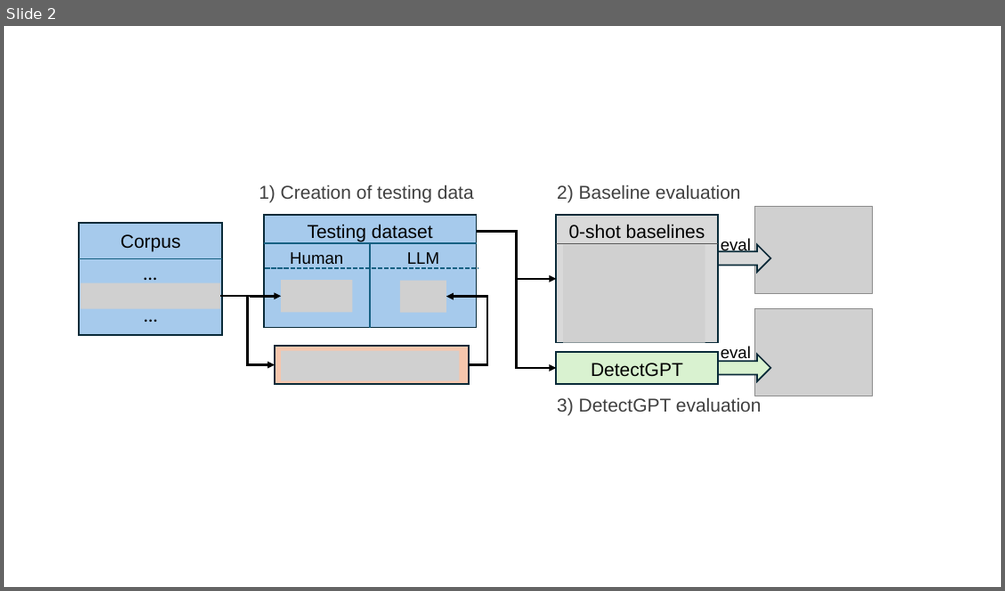
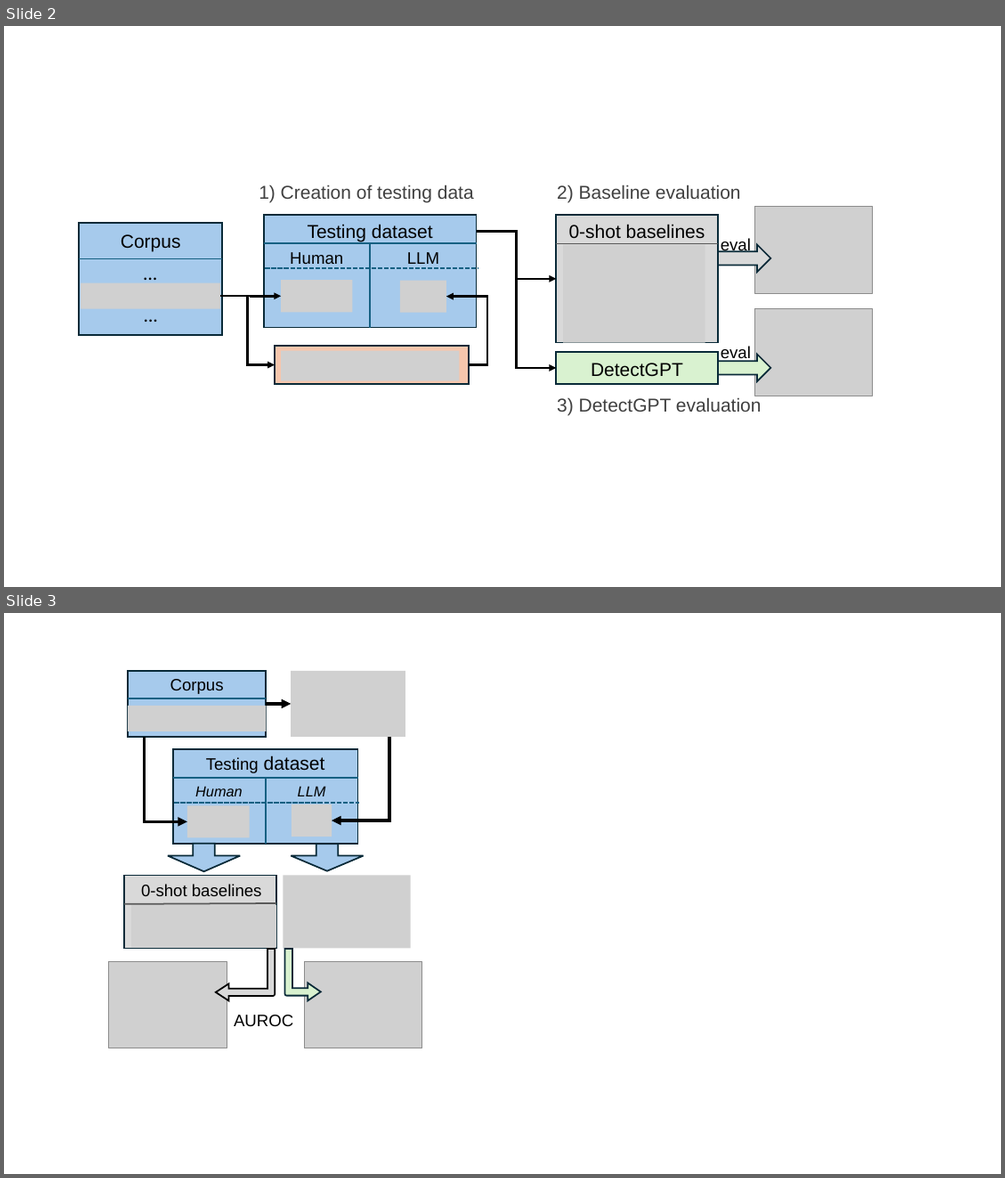
Before and after one commit to rafaelmoschopoulos/cos484proj, a slide deck: paper_elements/diagrams.pptx. Shown one above the other, each under a label of ours: slide 2 before the commit, slides 2 and 3 after it. The pictures are 1005x591 and 1005x1178 pixels, drawn with LibreOffice and Linux fonts; fonts in the diff are those of the drawing; grey boxes stand for pictures. Boxes give left, top, right and bottom in pixels: in the first picture for what was removed or moved away, otherwise in the second. Text is boxed around its words. In the diff, an @@ line names an element or a change of style, - is before the commit and + after.

```diff
--- a/paper_elements/diagrams.pptx
+++ b/paper_elements/diagrams.pptx
@@ slide 3 added at (x1=4, y1=613, x2=1001, y2=1174), background #FFFFFF @@
@@ picture added at (x1=291, y1=671, x2=405, y2=737) @@
@@ group added at (x1=128, y1=671, x2=266, y2=737): 1 rectangle, 1 text, 1 picture, 1 line @@
+Corpus
@@ elbow arrow added from (266, 704) to (291, 704), #000000 3 pt @@
@@ elbow arrow added from (144, 737) to (187, 821), #000000 3 pt @@
@@ elbow arrow added from (390, 737) to (332, 821), #000000 3 pt @@
@@ group added at (x1=173, y1=749, x2=359, y2=844): 3 lines, 3 texts, 2 pictures, 1 rectangle @@
+Testing dataset
+Human
+LLM
@@ down arrow added at (x1=168, y1=844, x2=241, y2=872), fill #A6CAEC, outline #092A39 1.5 pt @@
@@ down arrow added at (x1=291, y1=844, x2=364, y2=871), fill #A6CAEC, outline #092A39 1.5 pt @@
@@ picture added at (x1=283, y1=876, x2=411, y2=949) @@
@@ group added at (x1=124, y1=876, x2=277, y2=949): 1 rectangle, 1 text, 1 picture, 1 line @@
+0-shot baselines
@@ bent arrow added at (x1=216, y1=949, x2=275, y2=1000), fill #D9D9D9, outline #000000 1.5 pt @@
@@ bent arrow added at (x1=285, y1=949, x2=321, y2=1000), fill #D9F2D0, outline #092A39 1.5 pt @@
@@ picture added at (x1=109, y1=962, x2=226, y2=1048) @@
@@ picture added at (x1=304, y1=962, x2=422, y2=1048) @@
@@ text added at (x1=234, y1=1014, x2=293, y2=1027), 16 pt, text #000000 @@
+AUROC
```
Also in this commit, not shown: 6 other files.
